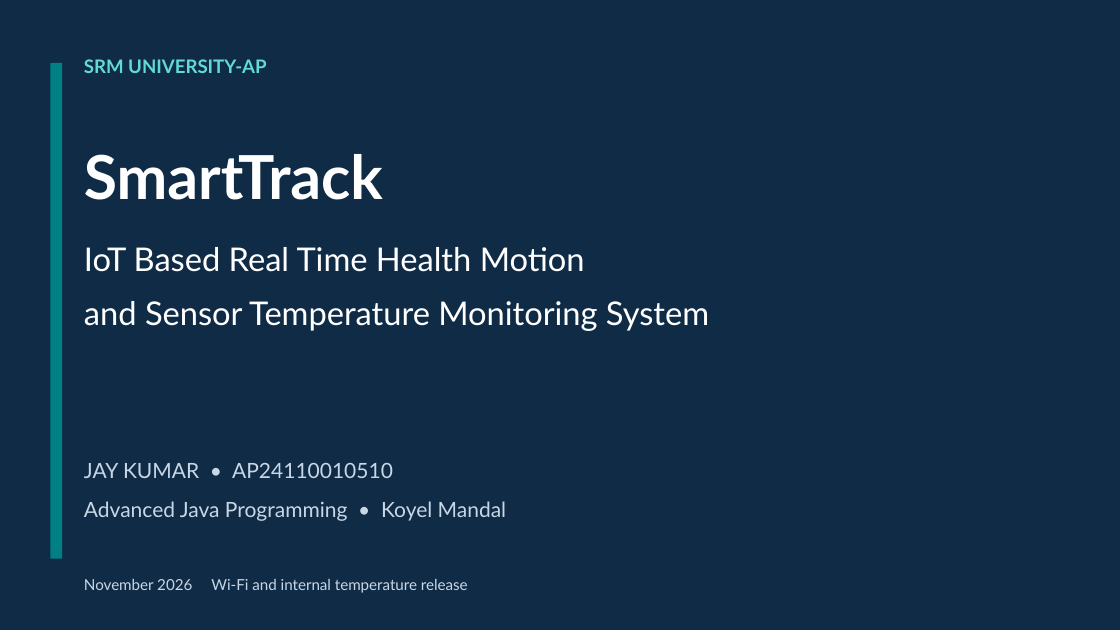
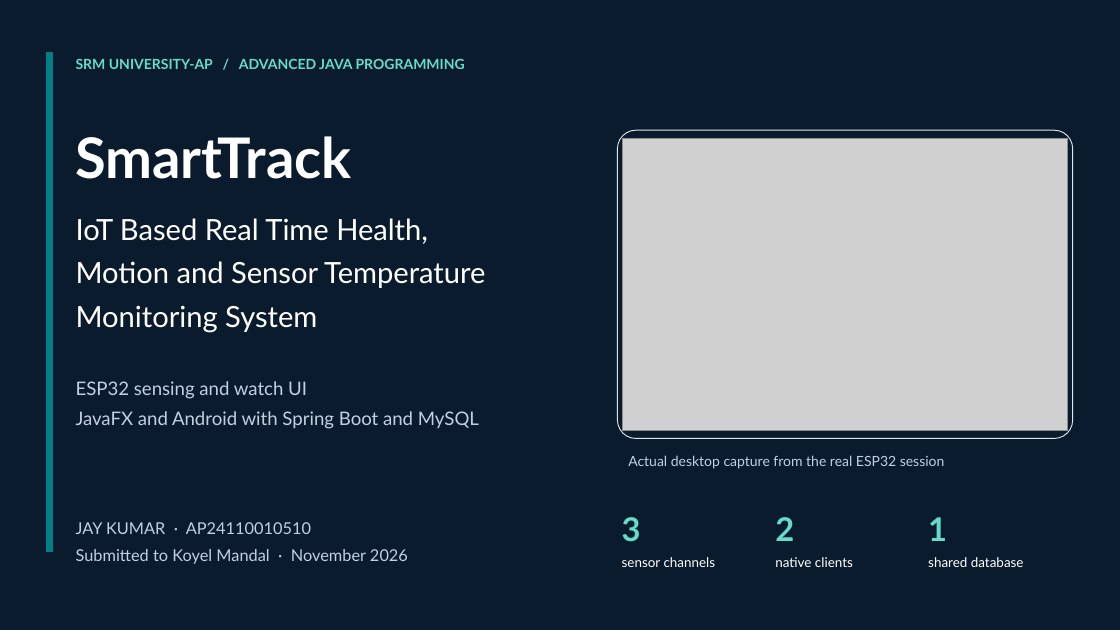
Before and after one commit to Jaykumar-Inc/SmartTrack, a slide deck: slide 1 of presentation/SmartTrack_Project_Presentation.pptx. Drawn at 1120x630 pixels with LibreOffice and Linux fonts; fonts in the diff are those of the drawing; grey boxes stand for pictures. Boxes give left, top, right and bottom in pixels: in the first picture for what was removed or moved away, otherwise in the second. Text is boxed around its words. In the diff, an @@ line names an element or a change of style, - is before the commit and + after.

Commit message:
Expand SmartTrack presentation into 12 illustrated technical slides

```diff
--- a/presentation/SmartTrack_Project_Presentation.pptx
+++ b/presentation/SmartTrack_Project_Presentation.pptx
@@ background #102B46 to #0B1B2E @@
@@ rectangle: place and size @@
-rectangle at (50, 63, 62, 559)
+rectangle at (46, 52, 53, 552)
@@ text at (76, 59, 465, 69): text changed; size 16 to 12 pt; text colour #61DAD6 to #64DCCA @@
-SRM UNIVERSITY-AP
+SRM UNIVERSITY-AP / ADVANCED JAVA PROGRAMMING
@@ text "SmartTrack": place and size @@
-text "SmartTrack" at (84, 154, 383, 200)
+text "SmartTrack" at (76, 136, 352, 179)
@@ text "SmartTrack" at (76, 136, 352, 179): size 52 to 48 pt; line spacing 1 to 1.08; less space between paragraphs @@
@@ rounded rectangle added at (618, 130, 1073, 439), fill #0B1B2E, outline #DCE5EE 0.8 pt @@
@@ picture added at (623, 139, 1068, 431) @@
@@ text at (76, 218, 485, 333): text changed; size 28 to 25 pt @@
-IoT Based Real Time Health Motion
-and Sensor Temperature Monitoring System
+IoT Based Real Time Health,
+Motion and Sensor Temperature
+Monitoring System
@@ text added at (76, 381, 479, 429), 16 pt, text #C0D0DF @@
+ESP32 sensing and watch UI
+JavaFX and Android with Spring Boot and MySQL
@@ text removed at (84, 463, 506, 521) @@
-JAY KUMAR • AP24110010510
-Advanced Java Programming • Koyel Mandal
@@ text added at (628, 455, 945, 469), 12 pt, text #C0D0DF @@
+Actual desktop capture from the real ESP32 session
@@ text at (76, 522, 408, 564): text changed; size 13 to 14 pt; text colour #C8D7E6 to #C0D0DF @@
-November 2026 Wi-Fi and internal temperature release
+JAY KUMAR · AP24110010510
+Submitted to Koyel Mandal · November 2026
@@ text added at (622, 517, 641, 542), 28 pt, text #64DCCA, bold @@
+3
@@ text added at (775, 517, 794, 541), 28 pt, text #64DCCA, bold @@
+2
@@ text added at (928, 517, 947, 541), 28 pt, text #64DCCA, bold @@
+1
@@ text added at (622, 557, 716, 567), 11.5 pt, text #FFFFFF @@
+sensor channels
@@ text added at (775, 557, 853, 567), 11.5 pt, text #FFFFFF @@
+native clients
@@ text added at (928, 557, 1024, 567), 11.5 pt, text #FFFFFF @@
+shared database
```
Also in this commit, not shown: 11 slides added, 14 slides removed, 6 other files.
